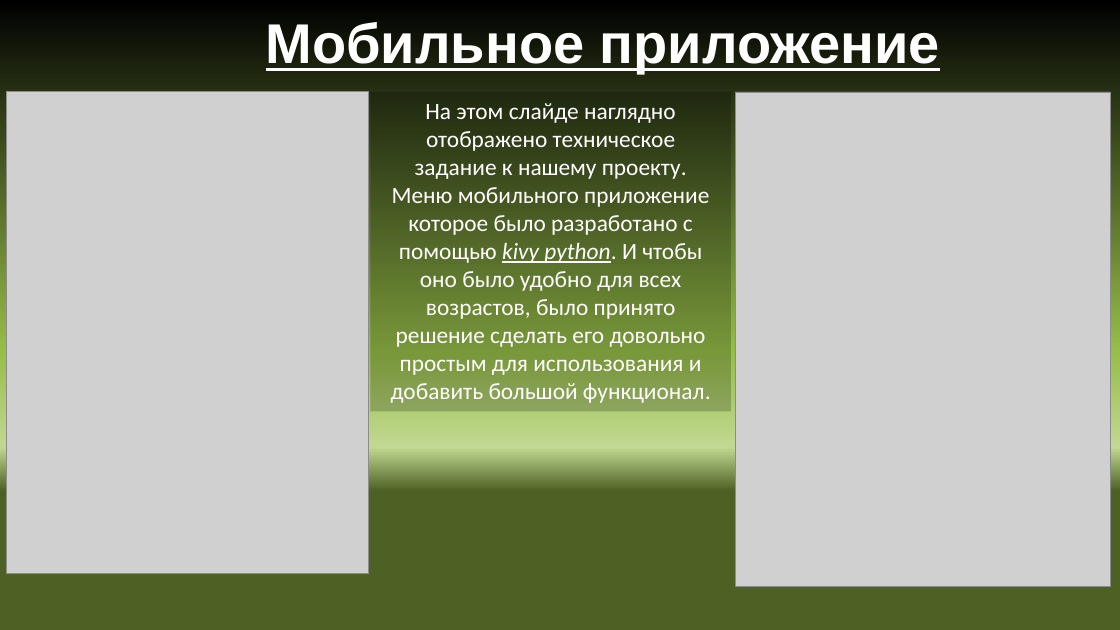
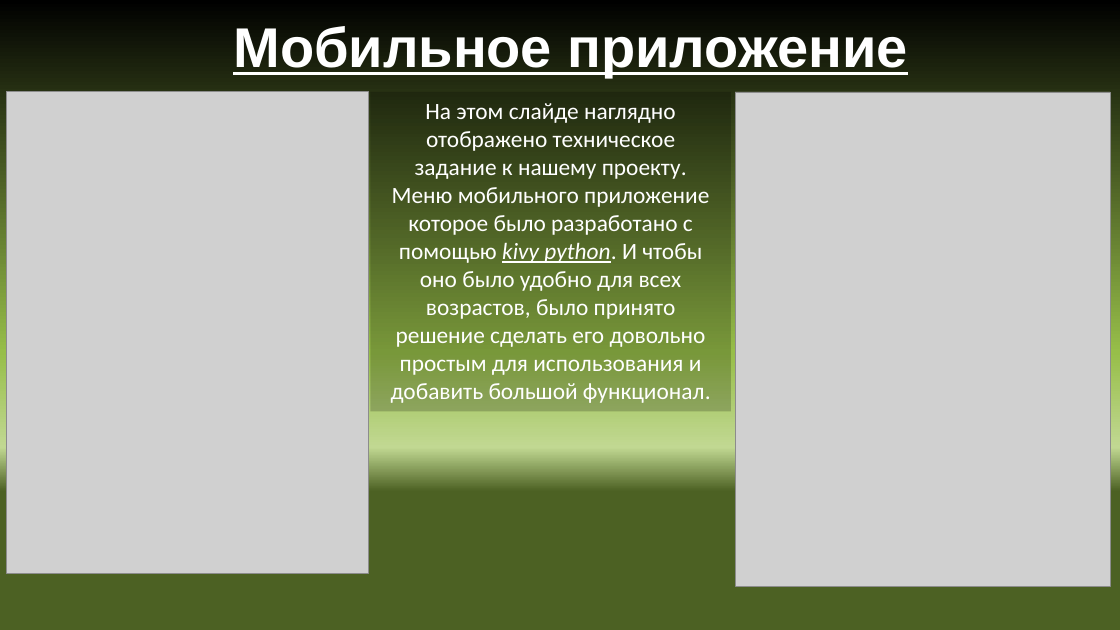
Before and after one commit to voronov-nikita/teplica-predprof, a slide deck: slide 4 of документация и презентация/Автоматизированная система удаленного управления теплицей.pptx. Drawn at 1120x630 pixels with LibreOffice and Linux fonts; fonts in the diff are those of the drawing; grey boxes stand for pictures; background and template pictures are left out. Boxes give left, top, right and bottom in pixels: in the first picture for what was removed or moved away, otherwise in the second. Text is boxed around its words. In the diff, an @@ line names an element or a change of style, - is before the commit and + after.

```diff
--- a/документация и презентация/Автоматизированная система удаленного управления теплицей.pptx
+++ b/документация и презентация/Автоматизированная система удаленного управления теплицей.pptx
@@ title "Мобильное приложение": place and size @@
-title "Мобильное приложение" at [266,22,940,72]
+title "Мобильное приложение" at [233,26,908,77]
```
Also in this commit, not shown: 2 other slides changed.
